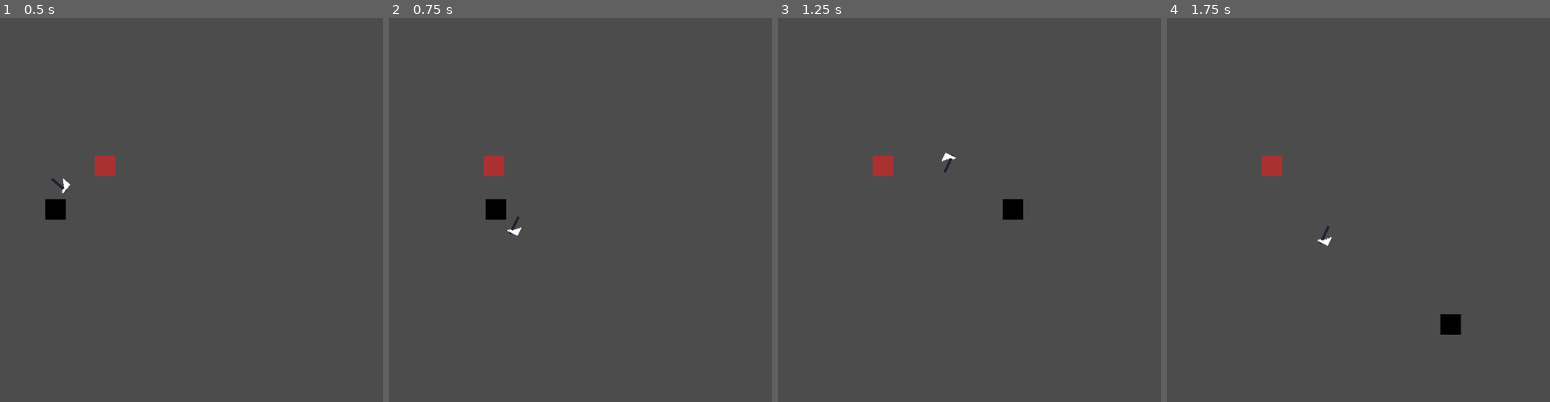
Above: before the commit, frames 1-4 (left to right).
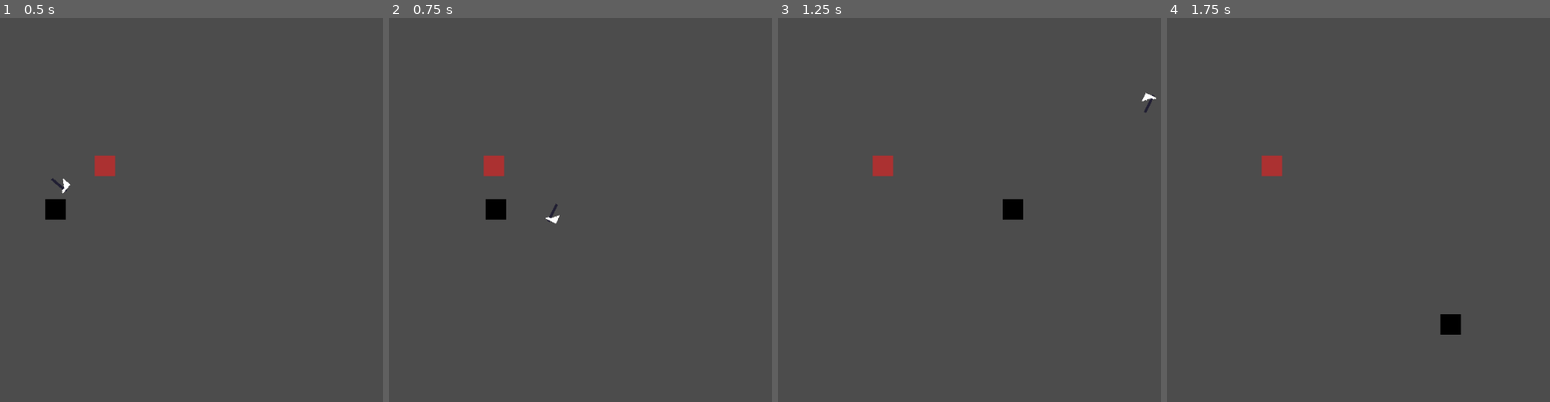
Above: after the commit, the same moments.

Repository: renzoventura/god-of-war
Game: Godot game, scene res://scenes/level/TemplateLevel.tscn
The game is run twice, just before and just after one commit, with the same random seed, the same clock (stepped at 60 frames per second) and the same inputs.
Inputs (mouse positions are in pixels of both pictures, inside the frame that each line leads up to):
- Up to frame 1 (0.5 s): no input
- Up to frame 2 (0.75 s): tap Enter at 0.5 s; move the mouse to (588, 190) at 0.52 s; hold D (right) from 0.53 s (still down); right-click (588, 190) at 0.6 s
- Up to frame 3 (1.25 s): keep holding D (right)
- Up to frame 4 (1.75 s): move the mouse to (outside the picture) at 1.27 s; release D (right) at 1.28 s; hold S (down) from 1.28 s (still down); click (outside the picture) at 1.35 s; right-click (outside the picture) at 1.55 s

Frame 1 is identical in both runs. In frame 2, 0.1% of the frame differs, in the area x 30-45%, y 48-57%; in frame 3, 0.1%, in the area x 42-99%, y 19-41%; in frame 4, less than 0.1%.

Commit message:
Update values for throw and automatic return

Diff:
--- a/scenes/player/Player.gd
+++ b/scenes/player/Player.gd
@@ -6,8 +6,8 @@
 const FRICTION = 0.1
 
 onready var sword_position = $"Center"
-onready var sword_position_container = $"Center/offset"
-onready var sword = $"Center/offset/Sword"
+onready var sword_position_container = $"Center/offset/Node2D"
+onready var sword = $"Center/offset/Node2D/Sword"
 
 
 var is_thrown = false
@@ -47,9 +47,8 @@
 func renew_axe():
 	if(is_thrown):
 		for n in sword_position_container.get_children():
-			sword_position_container.remove_child(n)
 			n.queue_free()
 		var preloadAxe = preload("res://scenes/player/Sword.tscn")
-		var axeInstance = preloadAxe;
-		sword_position_container.add_child(axeInstance)
-		print(str(sword_position_container.get_children().size()))
+		var axeInstance = preloadAxe.instance();
+		sword_position_container.call_deferred("add_child", axeInstance)
+		is_thrown = false
--- a/scenes/player/Player.tscn
+++ b/scenes/player/Player.tscn
@@ -26,5 +26,7 @@
 position = Vector2( 15, 15 )
 rotation = -6.28319
 
-[node name="Sword" parent="Center/offset" instance=ExtResource( 3 )]
+[node name="Node2D" type="Node2D" parent="Center/offset"]
+
+[node name="Sword" parent="Center/offset/Node2D" instance=ExtResource( 3 )]
 rotation = -1.49012e-08
--- a/scenes/player/Sword.gd
+++ b/scenes/player/Sword.gd
@@ -8,14 +8,16 @@
 
 enum {IDLE, FLY, STICK}
 export (float) var acceleration = 0.1 * 60
-export (float) var retrieve_speed = 3.5 * 60
-export (float) var return_speed = 0.5 * 60
+export (float) var retrieve_speed = 8 * 60
+export (float) var return_speed = 0.1 * 60
 onready var parent: = get_parent()
 var can_return: bool = true
 var state: int = IDLE
 var velocity: = Vector2.ZERO
 var pos: = Vector2.ZERO
 var speed:float
+
+var is_returnable = false
 
 func _ready():
 	idle_position()
@@ -37,6 +39,8 @@
 		attack()
 	if Input.is_action_just_pressed("throw"):
 		retrieve()
+		if(!is_returnable):
+			 $ReturnTimer.start()
 		get_tree().call_group("Player", "disable_axe_movement")
 
 func fly(delta:float):
@@ -45,7 +49,8 @@
 	pos += velocity*delta #variable for disconnecting from parent movement
 	global_position = pos
 	rotation_degrees += 360*delta*7
-	if can_return && pos.distance_to(get_target()) < 8:
+	if can_return && pos.distance_to(get_target()) < 10:
+		print("STICKING")
 		state = STICK
 
 func stick():
@@ -76,3 +81,13 @@
 func _on_Timer_timeout():
 	can_return = true
 	speed = return_speed
+
+
+func _on_Area2D_body_entered(body):
+	if(body.name == "Player" and state == FLY and is_returnable):
+		body.renew_axe()
+		is_returnable = false
+
+
+func _on_ReturnTimer_timeout():
+	is_returnable = true
--- a/scenes/player/Sword.tscn
+++ b/scenes/player/Sword.tscn
@@ -84,7 +84,7 @@
 }
 
 [sub_resource type="RectangleShape2D" id=2]
-extents = Vector2( 5.27744, 3.44976 )
+extents = Vector2( 5.27744, 7.04304 )
 
 [node name="Axe" type="Node2D"]
 script = ExtResource( 2 )
@@ -103,10 +103,13 @@
 anims/SwingAxe = SubResource( 3 )
 
 [node name="CollisionShape2D" type="CollisionShape2D" parent="Area2D"]
-position = Vector2( 4.79944, 10.5168 )
+position = Vector2( 4.79818, 7.5495 )
 rotation = -2.93557e-08
 scale = Vector2( 1.01521, 1.0268 )
 shape = SubResource( 2 )
 
 [node name="Timer" type="Timer" parent="."]
-wait_time = 10.0
+
+[node name="ReturnTimer" type="Timer" parent="."]
+[connection signal="body_entered" from="Area2D" to="." method="_on_Area2D_body_entered"]
+[connection signal="timeout" from="ReturnTimer" to="." method="_on_ReturnTimer_timeout"]
